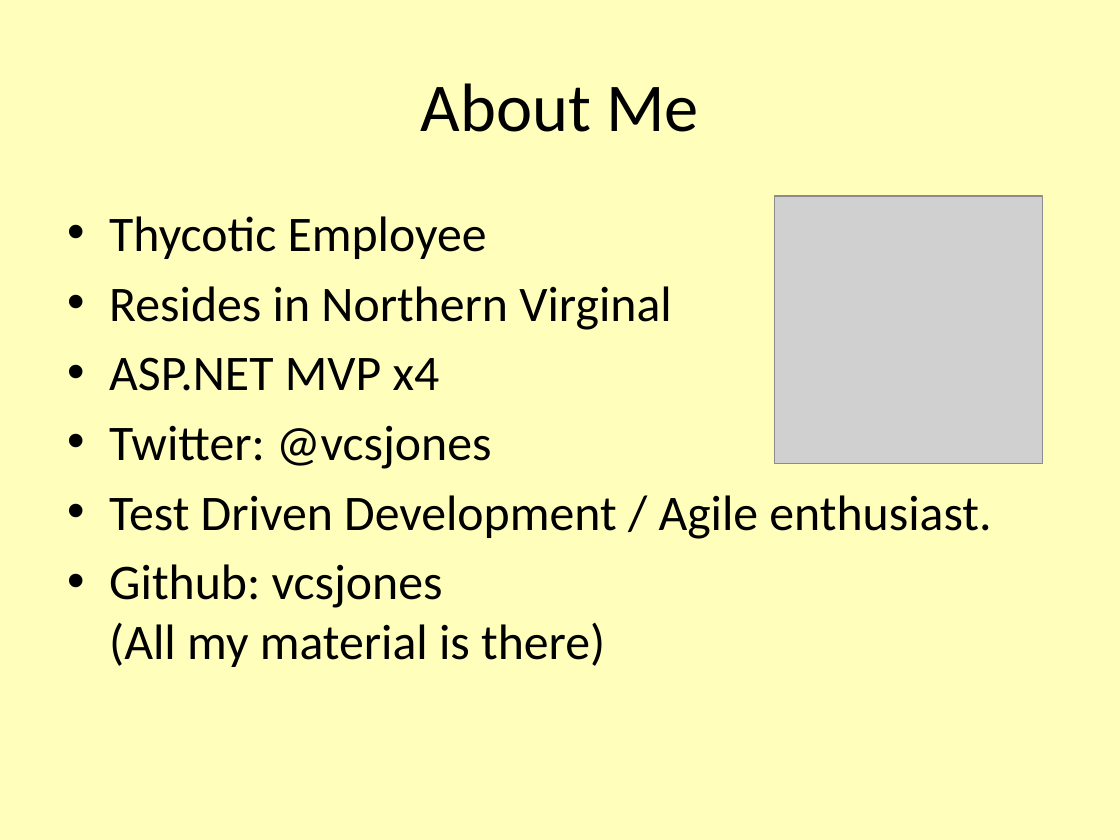
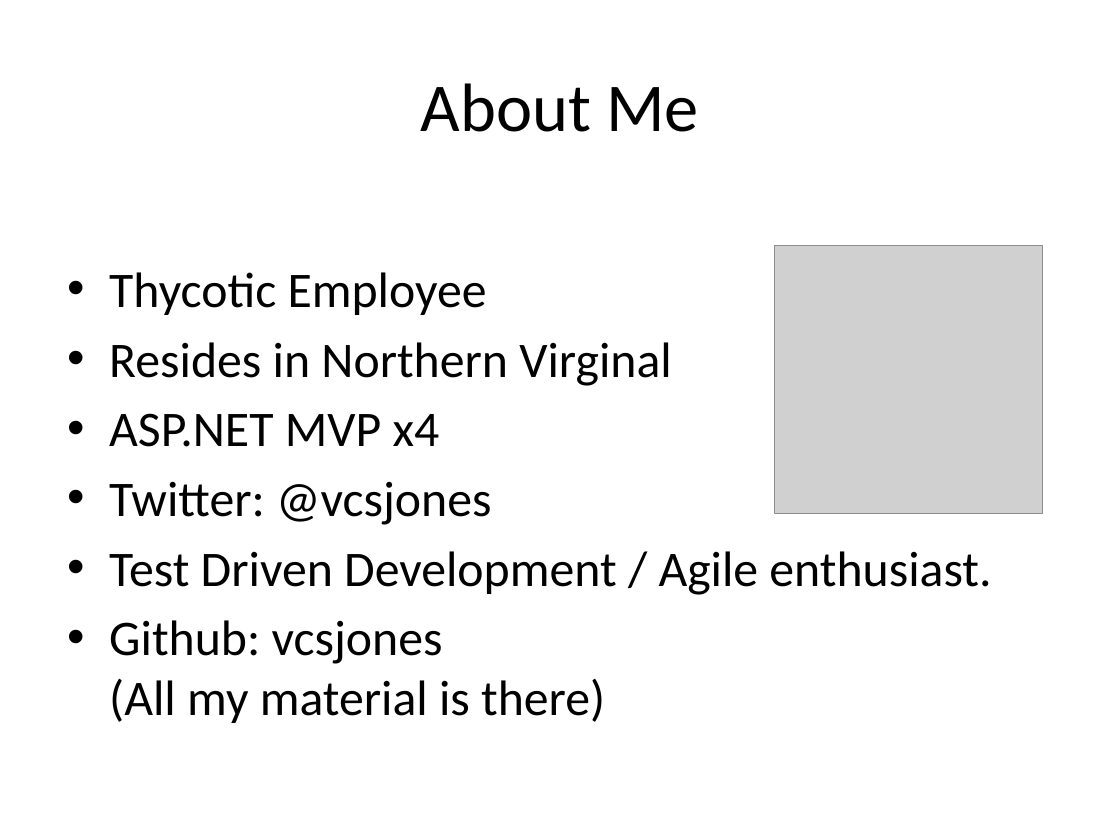
Before and after one commit to vcsjones/Presentations, a slide deck: slide 2 of RCC.2010.2/F.pptx. Drawn at 1120x840 pixels with LibreOffice and Linux fonts; fonts in the diff are those of the drawing; grey boxes stand for pictures; background and template pictures are left out. Boxes give left, top, right and bottom in pixels: in the first picture for what was removed or moved away, otherwise in the second. Text is boxed around its words. In the diff, an @@ line names an element or a change of style, - is before the commit and + after.

```diff
--- a/RCC.2010.2/F.pptx
+++ b/RCC.2010.2/F.pptx
@@ background #FFFFBB to #FFFFFF @@
@@ text "Thycotic Employee": place and size @@
-text "Thycotic Employee" at [109,216,991,667]
+text "Thycotic Employee" at [109,272,991,723]
@@ picture: place and size @@
-picture at [775,196,1043,464]
+picture at [775,245,1043,513]
```
Also in this commit, not shown: 11 other slides changed, 5 slides added, 11 other files.
